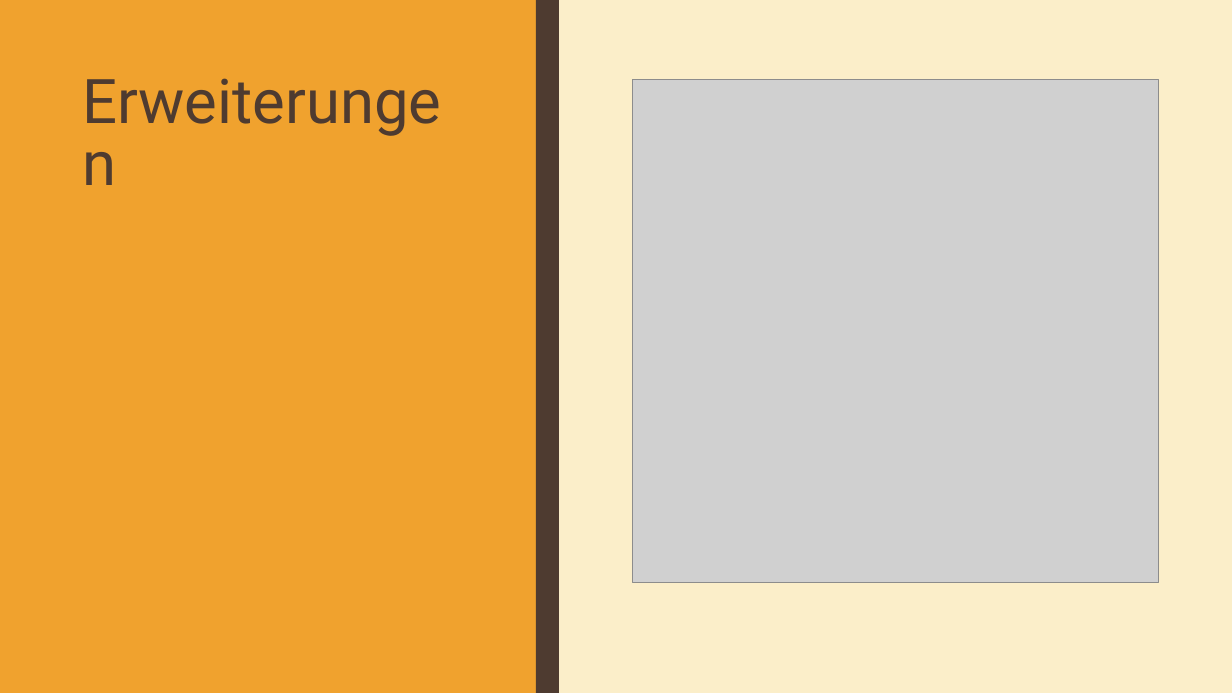
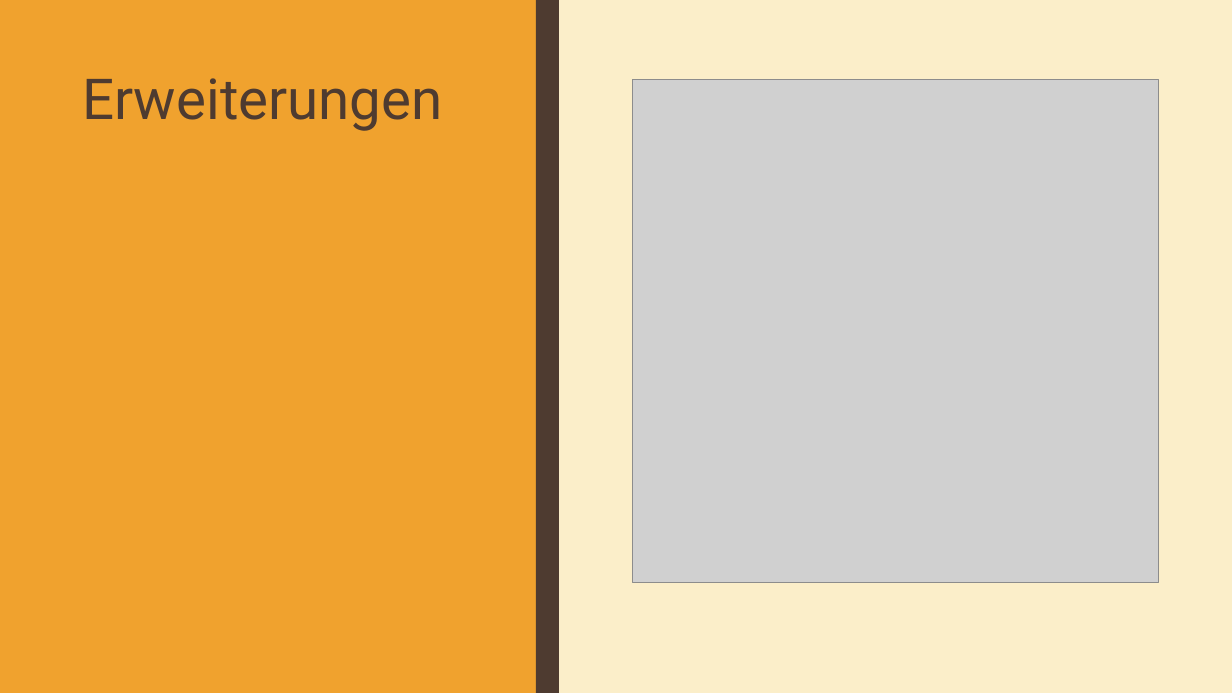
Before and after one commit to advocd/Workshop-Microbit-Python, a slide deck: slide 5 of internal/slides/pptx/VS-Code.pptx. Drawn at 1232x693 pixels with LibreOffice and Linux fonts; fonts in the diff are those of the drawing; grey boxes stand for pictures. Boxes give left, top, right and bottom in pixels: in the first picture for what was removed or moved away, otherwise in the second. Text is boxed around its words. In the diff, an @@ line names an element or a change of style, - is before the commit and + after.

```diff
--- a/internal/slides/pptx/VS-Code.pptx
+++ b/internal/slides/pptx/VS-Code.pptx
@@ title "Erweiterungen" at [82, 78, 442, 131]: size 48 to 44 pt @@
```
Also in this commit, not shown: 4 other files.
